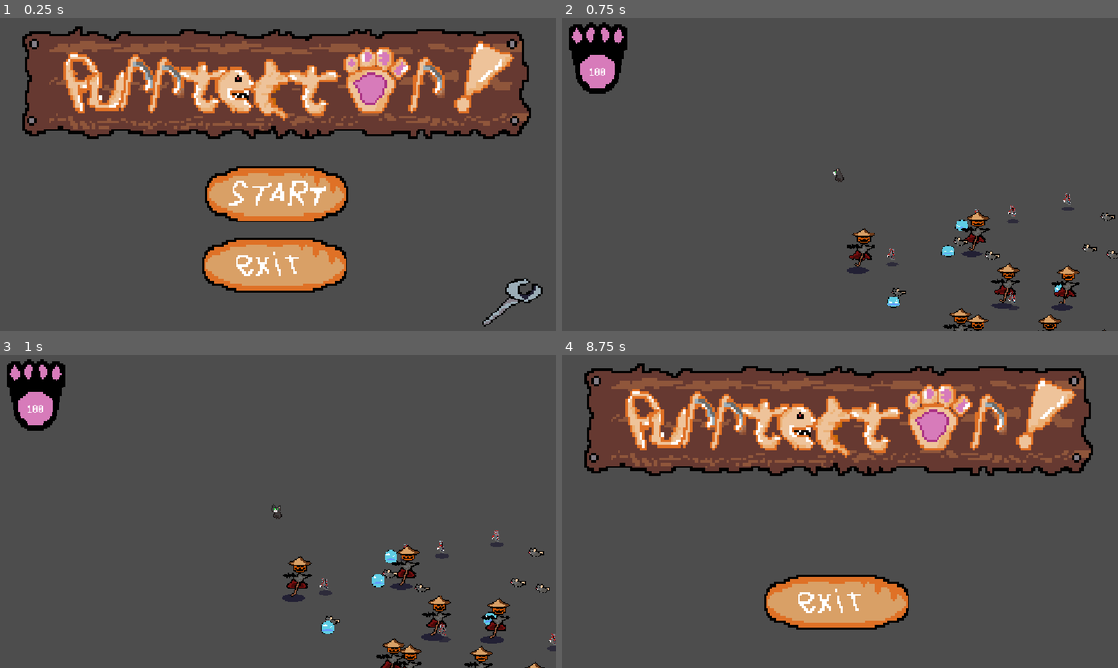
Above: before the commit, frames 1-4 (two rows, left to right).
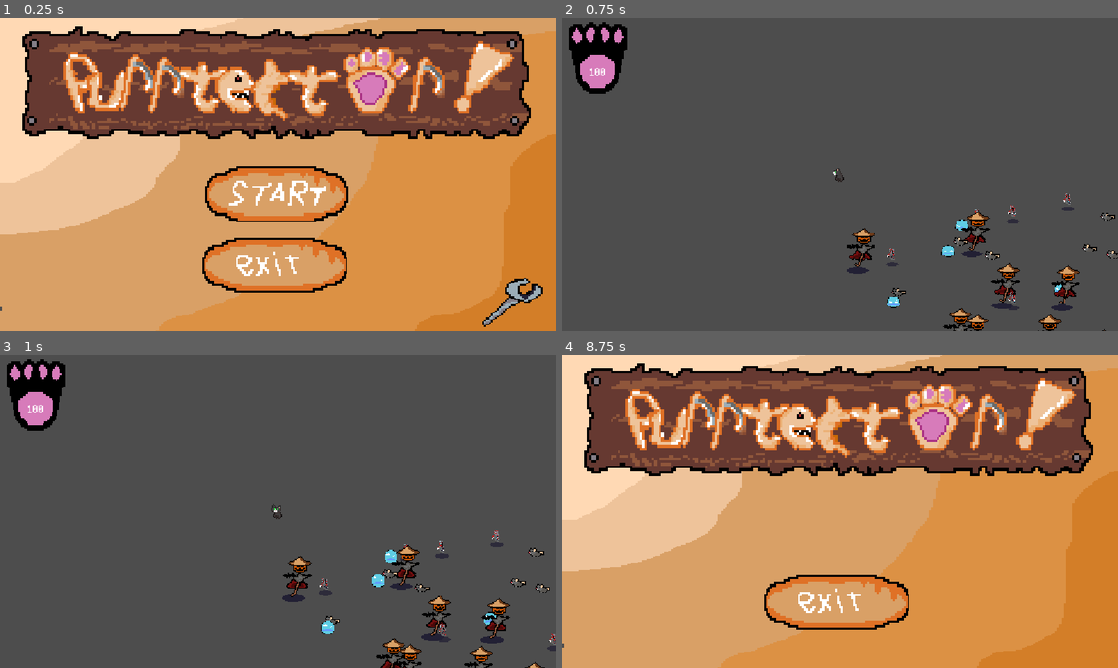
Above: after the commit, the same moments.

Repository: Trombosits/project-roguelike
Game: Godot game, scene res://Scene/Menu/mainMenu.tscn
The game is run twice, just before and just after one commit, with the same random seed, the same clock (stepped at 60 frames per second) and the same inputs. The engine's default icon, where the game draws it, is replaced by a stand-in: a white triangle on a blue panel in a dark square.
Inputs (mouse positions are in pixels of both pictures, inside the frame that each line leads up to):
- Up to frame 1 (0.25 s): no input
- Up to frame 2 (0.75 s): click (840, 193) at 0.5 s
- Up to frame 3 (1 s): no input
- Up to frame 4 (8.75 s): tap Enter (ui_accept) at 1.25, 1.52, 2.27, 3.77, 4.52, 5.27, 6.77, 7.52, 8.27 s; hold D (move_right) 1.28-2.03 s; hold S (move_down) 2.03-2.78 s; hold D (move_right) 2.78-3.53 s; hold W (move_up) 3.53-4.28 s; hold A (move_left) 4.28-5.78 s; hold S (move_down) 5.78-6.53 s; hold D (move_right) 6.53-7.28 s; hold W (move_up) 7.28-8.03 s; hold D (move_right) from 8.03 s (still down)

The runs differ from the first frame. In frame 1, 62% of the frame differs, in the area x 0-100%, y 0-100%; in frame 2, nothing differs; in frame 3, nothing differs; in frame 4, 66%.

Commit message:
add: background

Diff:
--- a/Scene/Menu/gameOver.tscn
+++ b/Scene/Menu/gameOver.tscn
@@ -3,6 +3,7 @@
 [ext_resource type="Texture2D" uid="uid://ci31mislw5bpa" path="res://Assets/Title/Title.png" id="1_6rfy7"]
 [ext_resource type="Script" uid="uid://biey588urxhk4" path="res://Script/game_over.gd" id="1_7knf2"]
 [ext_resource type="StyleBox" uid="uid://cysf1fq3f2q5" path="res://Assets/tres/start.tres" id="2_7knf2"]
+[ext_resource type="Texture2D" uid="uid://c8hjgdwkmy40v" path="res://Assets/Background/MenuBG.png" id="2_fcelc"]
 [ext_resource type="StyleBox" uid="uid://cb8bpgxjtqy6l" path="res://Assets/tres/start(pressed).tres" id="3_fcelc"]
 [ext_resource type="StyleBox" uid="uid://j68jxvj6cglt" path="res://Assets/tres/start(highlight).tres" id="4_cqvnh"]
 [ext_resource type="StyleBox" uid="uid://dmxrmax2dkig1" path="res://Assets/tres/exit(normal).tres" id="5_x2kf2"]
@@ -18,6 +19,14 @@
 
 [node name="gameOver" type="CanvasLayer" unique_id=395628767]
 script = ExtResource("1_7knf2")
+
+[node name="Background" type="TextureRect" parent="." unique_id=1262063922]
+anchors_preset = 15
+anchor_right = 1.0
+anchor_bottom = 1.0
+grow_horizontal = 2
+grow_vertical = 2
+texture = ExtResource("2_fcelc")
 
 [node name="Title" type="Sprite2D" parent="." unique_id=2028152219]
 position = Vector2(531, 621)
--- a/Scene/Menu/mainMenu.tscn
+++ b/Scene/Menu/mainMenu.tscn
@@ -2,6 +2,7 @@
 
 [ext_resource type="Script" uid="uid://c5ytk7obrxpar" path="res://Script/main_menu.gd" id="1_7jv20"]
 [ext_resource type="Texture2D" uid="uid://ci31mislw5bpa" path="res://Assets/Title/Title.png" id="1_gjlcp"]
+[ext_resource type="Texture2D" uid="uid://c8hjgdwkmy40v" path="res://Assets/Background/MenuBG.png" id="2_4joc1"]
 [ext_resource type="StyleBox" uid="uid://cysf1fq3f2q5" path="res://Assets/tres/start.tres" id="2_ia1vu"]
 [ext_resource type="StyleBox" uid="uid://cb8bpgxjtqy6l" path="res://Assets/tres/start(pressed).tres" id="3_n3vr4"]
 [ext_resource type="StyleBox" uid="uid://j68jxvj6cglt" path="res://Assets/tres/start(highlight).tres" id="4_bvk1u"]
@@ -18,6 +19,14 @@
 
 [node name="mainMenu" type="CanvasLayer" unique_id=395628767]
 script = ExtResource("1_7jv20")
+
+[node name="Background" type="TextureRect" parent="." unique_id=354185493]
+anchors_preset = 15
+anchor_right = 1.0
+anchor_bottom = 1.0
+grow_horizontal = 2
+grow_vertical = 2
+texture = ExtResource("2_4joc1")
 
 [node name="Title" type="Sprite2D" parent="." unique_id=2028152219]
 position = Vector2(531, 621)
Binary file added: Assets/Background/MenuBG.png
Not shown, added: Assets/Background/MenuBG.png.import
